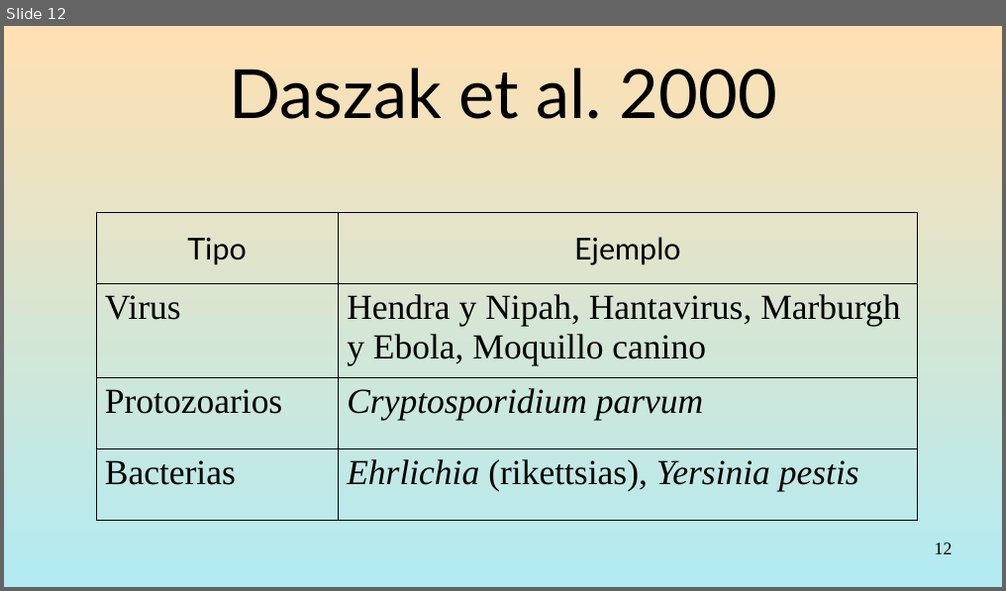
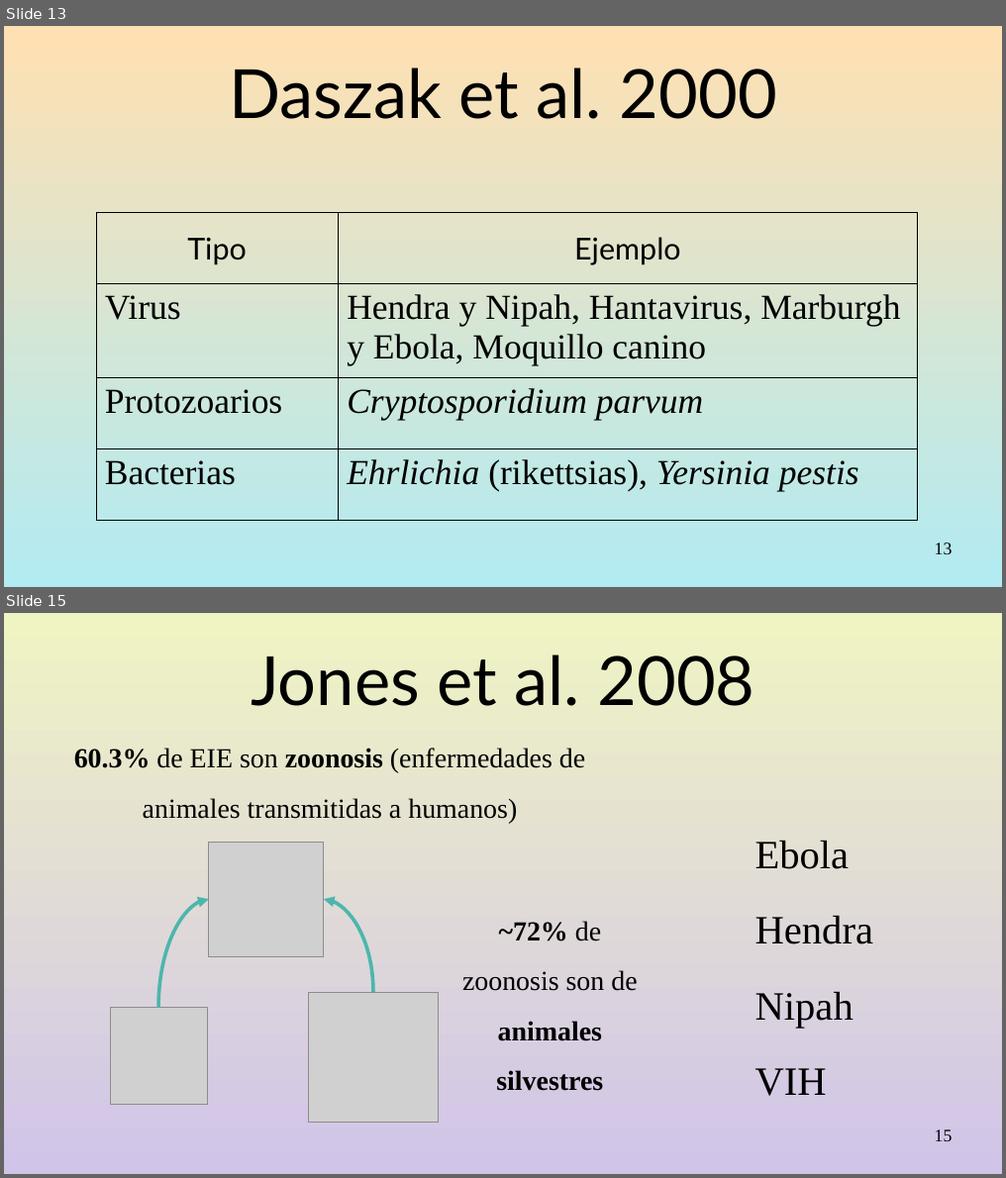
Before and after one commit to gerardommc/Medicina-Cons, a slide deck: Emergentes.odp. Shown one above the other, each under a label of ours: slide 12 before the commit, slides 13 and 15 after it; the slides between them are not shown. The pictures are 1006x591 and 1006x1178 pixels, drawn with LibreOffice and Linux fonts; fonts in the diff are those of the drawing; grey boxes stand for pictures. Boxes give left, top, right and bottom in pixels: in the first picture for what was removed or moved away, otherwise in the second. Text is boxed around its words. In the diff, an @@ line names an element or a change of style, - is before the commit and + after.

```diff
--- a/Emergentes.odp
+++ b/Emergentes.odp
@@ slide 15 added at (4, 613, 1002, 1174), background gradient #F0F4C3 to #D1C4E9 @@
@@ title added at (251, 655, 755, 706), 54 pt, text #000000 @@
+Jones et al. 2008
@@ text added at (74, 748, 585, 823), 22 pt, text #000000 @@
+60.3% de EIE son zoonosis (enfermedades de animales transmitidas a humanos)
@@ picture added at (209, 842, 324, 958) @@
@@ text added at (755, 840, 874, 1096), 32 pt, text #000000 @@
+Ebola
+Hendra
+Nipah
+VIH
@@ curved arrow added from (158, 1008) to (209, 899), #4DB6AC 2.83 pt @@
@@ curved arrow added from (373, 992) to (324, 899), #4DB6AC 2.83 pt @@
@@ text added at (462, 921, 637, 1091), 22 pt, text #000000, bold @@
+~72% de zoonosis son de animales silvestres
@@ picture added at (308, 992, 439, 1123) @@
@@ picture added at (110, 1008, 207, 1105) @@
@@ page number added at (935, 1130, 952, 1142), 14 pt, text #000000 @@
+15
@@ what was slide 12 is now slide 13 @@
@@ page number at (935, 543, 952, 555): text changed @@
-12
+13
```
Also in this commit, not shown: 7 other slides added, 18 slides removed, 6 other files.
